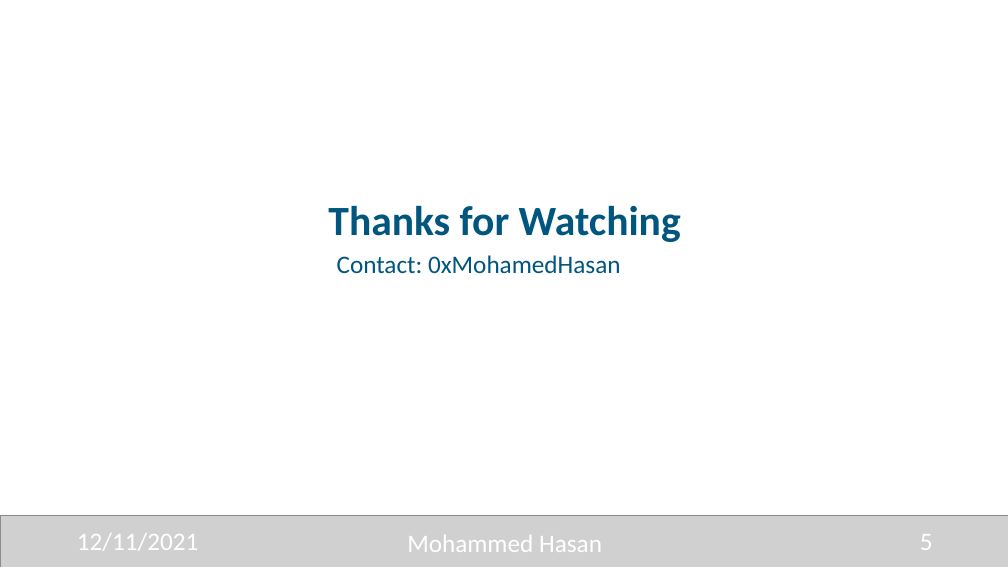
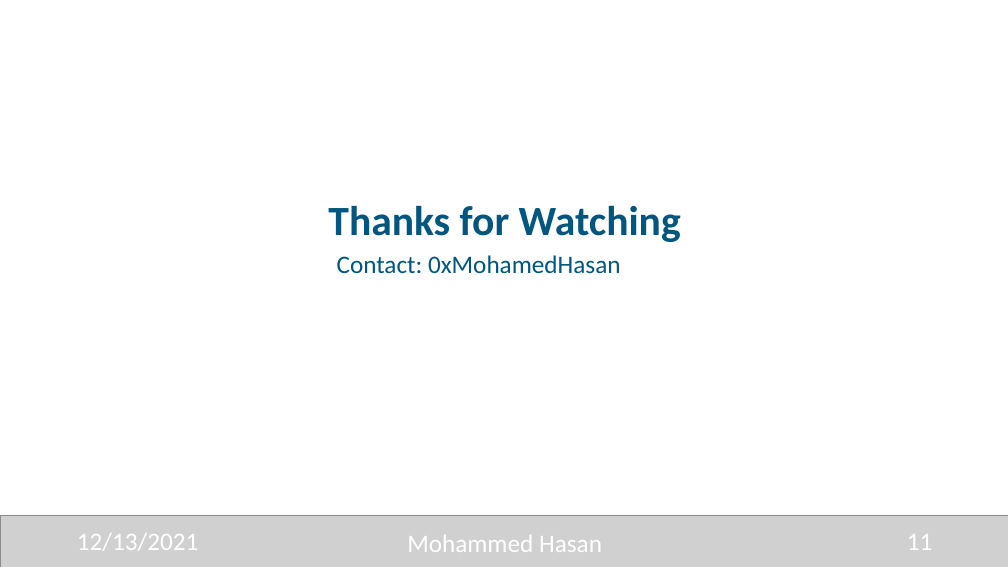
Before and after one commit to 0xHasanM/MISC, a slide deck: slide 11 of Talks/INSEC/INSEC.pptx (slide 8 before the commit). Drawn at 1008x567 pixels with LibreOffice and Linux fonts; fonts in the diff are those of the drawing; grey boxes stand for pictures; background and template pictures are left out. Boxes give left, top, right and bottom in pixels: in the first picture for what was removed or moved away, otherwise in the second. Text is boxed around its words. In the diff, an @@ line names an element or a change of style, - is before the commit and + after.

```diff
--- a/Talks/INSEC/INSEC.pptx
+++ b/Talks/INSEC/INSEC.pptx
@@ text at [77,533,199,551]: text changed @@
-12/11/2021
+12/13/2021
@@ text at [907,534,933,550]: text changed @@
-5
+11
```
Also in this commit, not shown: 7 other slides changed, 3 slides added.
